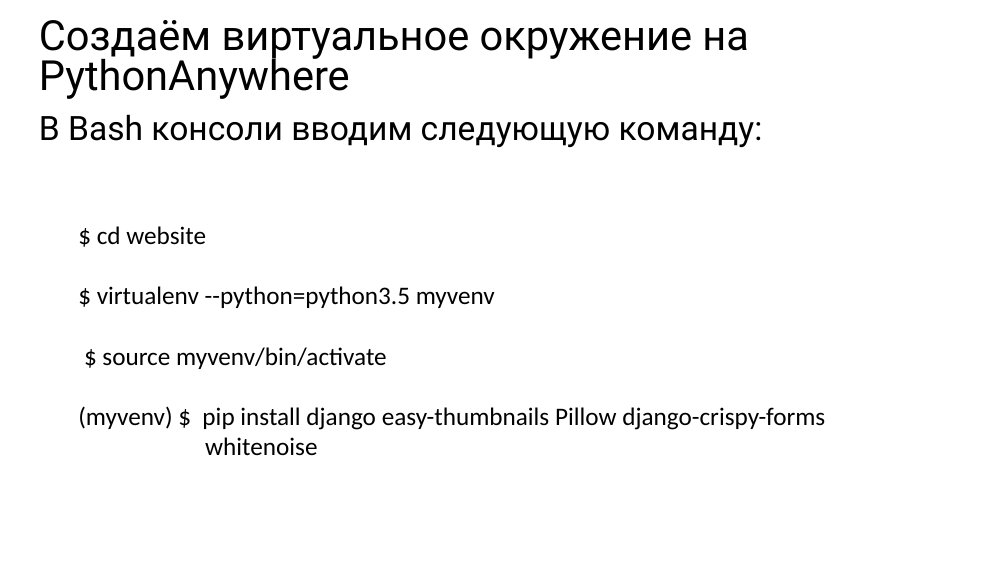
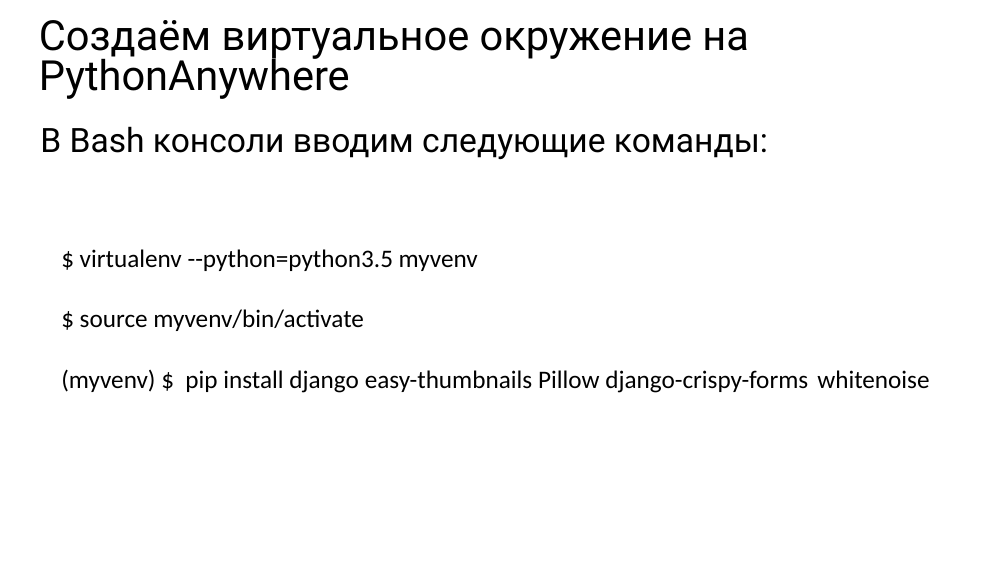
Before and after one commit to maxchv/LearnPython, a slide deck: slide 3 of week15/deploy.pptx. Drawn at 1008x567 pixels with LibreOffice and Linux fonts; fonts in the diff are those of the drawing. Boxes give left, top, right and bottom in pixels: in the first picture for what was removed or moved away, otherwise in the second. Text is boxed around its words. In the diff, an @@ line names an element or a change of style, - is before the commit and + after.

```diff
--- a/week15/deploy.pptx
+++ b/week15/deploy.pptx
@@ text at (40, 126, 768, 159): text changed @@
-В Bash консоли вводим следующую команду:
+В Bash консоли вводим следующие команды:
@@ text "$ virtualenv --python=python3.5 myvenv": place and size @@
-text "$ virtualenv --python=python3.5 myvenv" at (78, 226, 825, 456)
+text "$ virtualenv --python=python3.5 myvenv" at (61, 249, 929, 393)
@@ text at (97, 226, 206, 245): paragraph removed @@
-$ cd website
@@ text at (61, 369, 929, 393): text changed @@
-(myvenv) $ pip install django easy-thumbnails Pillow django-crispy-forms
-whitenoise
+(myvenv) $ pip install django easy-thumbnails Pillow django-crispy-forms whitenoise
```
Also in this commit, not shown: 6 other slides changed.
